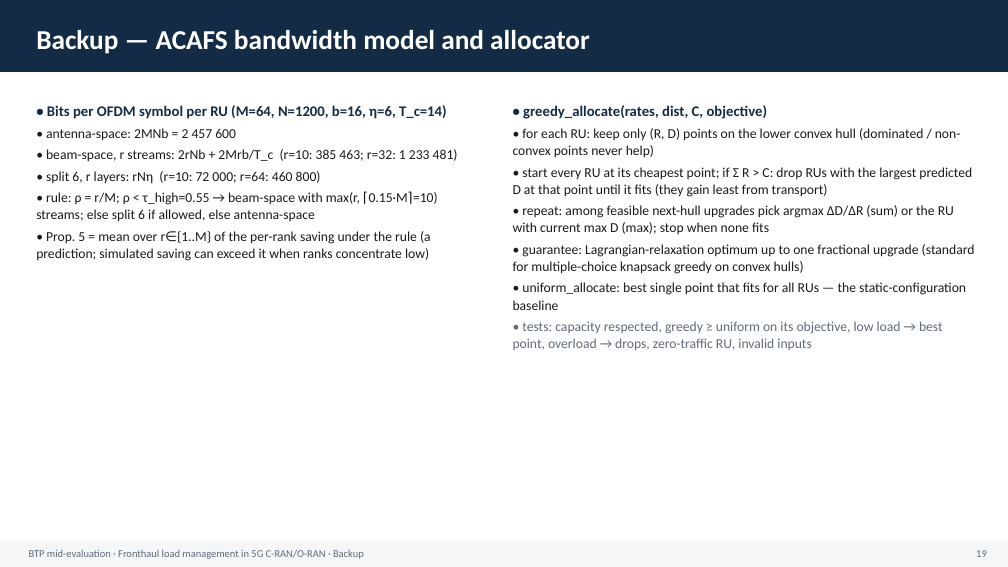
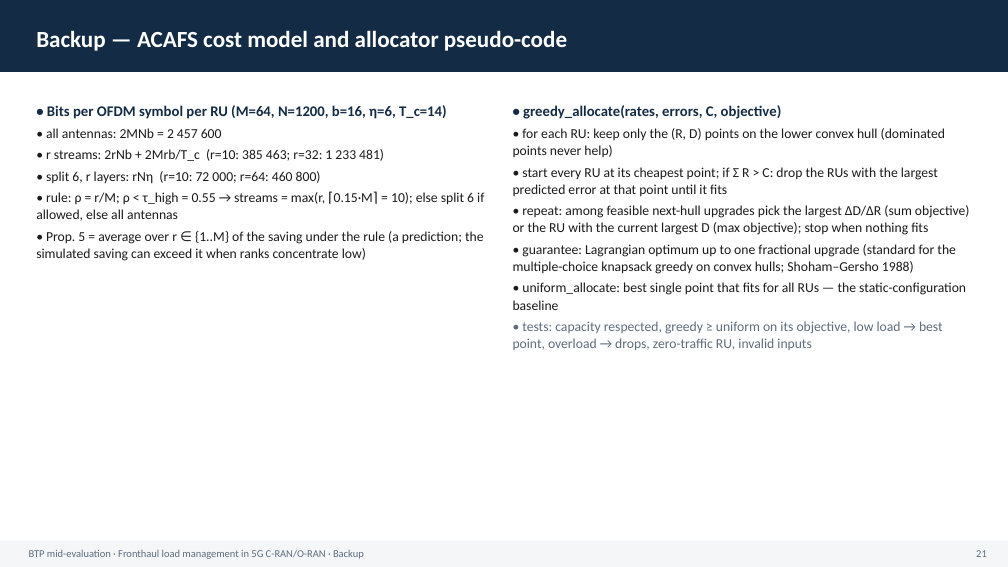
Before and after one commit to Harshvardhan-To1/BTP, a slide deck: slide 21 of docs/mid_evaluation.pptx (slide 19 before the commit). Drawn at 1008x567 pixels with LibreOffice and Linux fonts; fonts in the diff are those of the drawing. Boxes give left, top, right and bottom in pixels: in the first picture for what was removed or moved away, otherwise in the second. Text is boxed around its words. In the diff, an @@ line names an element or a change of style, - is before the commit and + after.

```diff
--- a/docs/mid_evaluation.pptx
+++ b/docs/mid_evaluation.pptx
@@ text at (x1=36, y1=30, x2=567, y2=51): text changed; size 26 to 22 pt @@
-Backup — ACAFS bandwidth model and allocator
+Backup — ACAFS cost model and allocator pseudo-code
@@ text at (x1=513, y1=105, x2=970, y2=274): text changed @@
-• greedy_allocate(rates, dist, C, objective)
-• for each RU: keep only (R, D) points on the lower convex hull (dominated / non-convex points never help)
-• start every RU at its cheapest point; if Σ R > C: drop RUs with the largest predicted D at that point until it fits (they gain least from transport)
-• repeat: among feasible next-hull upgrades pick argmax ΔD/ΔR (sum) or the RU with current max D (max); stop when none fits
-• guarantee: Lagrangian-relaxation optimum up to one fractional upgrade (standard for multiple-choice knapsack greedy on convex hulls)
+• greedy_allocate(rates, errors, C, objective)
+• for each RU: keep only the (R, D) points on the lower convex hull (dominated points never help)
+• start every RU at its cheapest point; if Σ R > C: drop the RUs with the largest predicted error at that point until it fits
+• repeat: among feasible next-hull upgrades pick the largest ΔD/ΔR (sum objective) or the RU with the current largest D (max objective); stop when nothing fits
+• guarantee: Lagrangian optimum up to one fractional upgrade (standard for the multiple-choice knapsack greedy on convex hulls; Shoham–Gersho 1988)
@@ text at (x1=46, y1=128, x2=384, y2=161): text changed @@
-• antenna-space: 2MNb = 2 457 600
-• beam-space, r streams: 2rNb + 2Mrb/T_c (r=10: 385 463; r=32: 1 233 481)
+• all antennas: 2MNb = 2 457 600
+• r streams: 2rNb + 2Mrb/T_c (r=10: 385 463; r=32: 1 233 481)
@@ text at (x1=36, y1=192, x2=484, y2=261): text changed @@
-• rule: ρ = r/M; ρ < τ_high=0.55 → beam-space with max(r, ⌈0.15·M⌉=10) streams; else split 6 if allowed, else antenna-space
-• Prop. 5 = mean over r∈{1..M} of the per-rank saving under the rule (a prediction; simulated saving can exceed it when ranks concentrate low)
+• rule: ρ = r/M; ρ < τ_high = 0.55 → streams = max(r, ⌈0.15·M⌉ = 10); else split 6 if allowed, else all antennas
+• Prop. 5 = average over r ∈ {1..M} of the saving under the rule (a prediction; the simulated saving can exceed it when ranks concentrate low)
@@ text at (x1=976, y1=550, x2=987, y2=557): text changed @@
-19
+21
```
Also in this commit, not shown: 19 other slides changed, 2 slides added, 6 other files.
